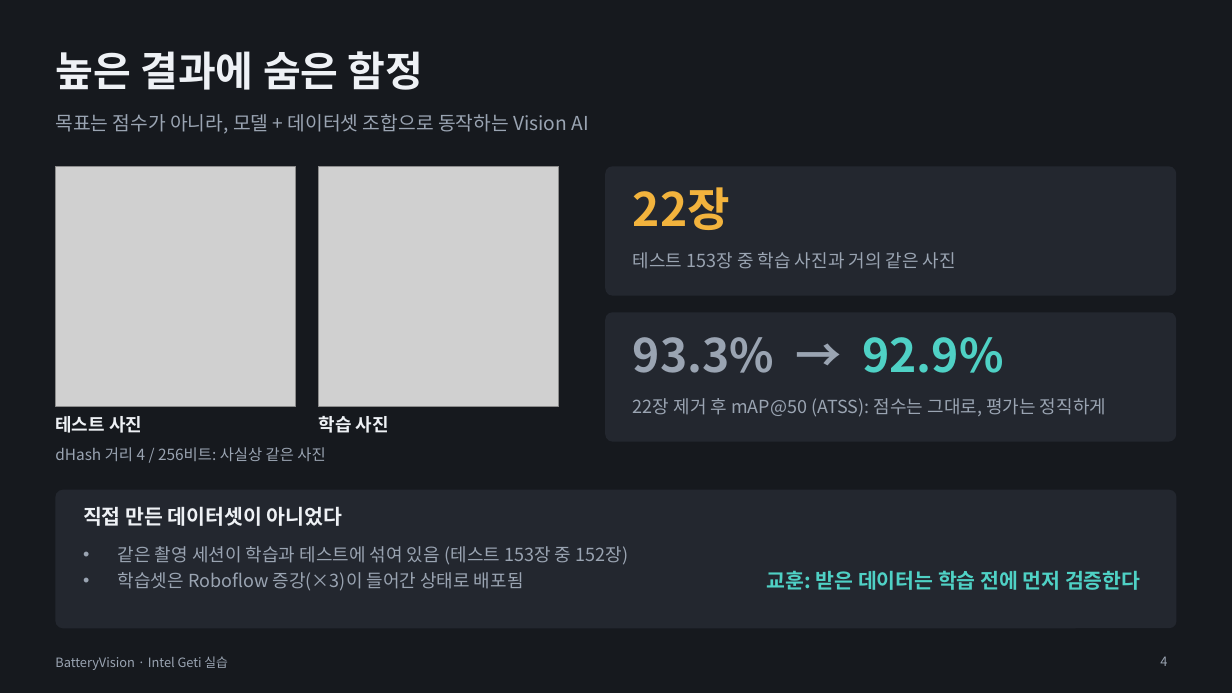
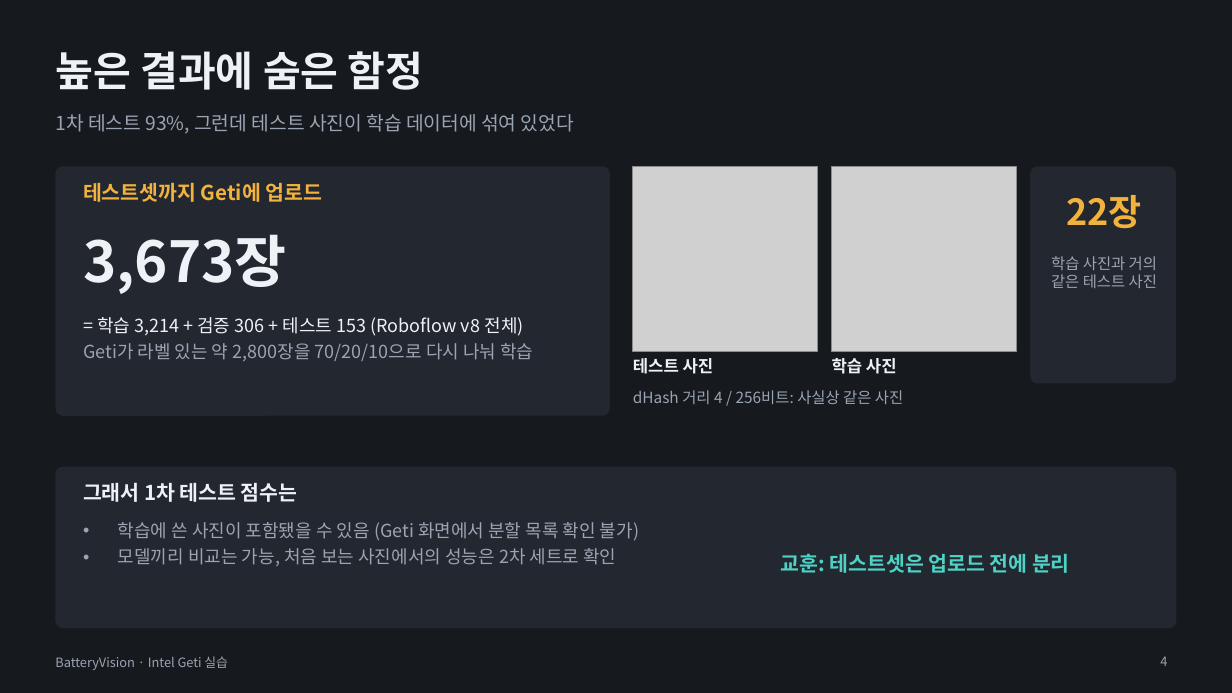
Before and after one commit to se4nchoi/batteryvision, a slide deck: slide 4 of docs/submission/BatteryVision_발표.pptx. Drawn at 1232x693 pixels with LibreOffice and Linux fonts; fonts in the diff are those of the drawing; grey boxes stand for pictures. Boxes give left, top, right and bottom in pixels: in the first picture for what was removed or moved away, otherwise in the second. Text is boxed around its words. In the diff, an @@ line names an element or a change of style, - is before the commit and + after.

```diff
--- a/docs/submission/BatteryVision_발표.pptx
+++ b/docs/submission/BatteryVision_발표.pptx
@@ text at (x1=55, y1=114, x2=574, y2=134): text changed @@
-목표는 점수가 아니라, 모델 + 데이터셋 조합으로 동작하는 Vision AI
+1차 테스트 93%, 그런데 테스트 사진이 학습 데이터에 섞여 있었다
@@ proportions changed in 3 elements at (x1=55, y1=467, x2=1177, y2=628), (x1=1031, y1=166, x2=1177, y2=384), (x1=55, y1=166, x2=610, y2=416) @@
@@ rounded rectangle resized from (x1=605, y1=166, x2=1177, y2=296) to (x1=55, y1=166, x2=610, y2=416) @@
@@ picture resized from (x1=55, y1=166, x2=296, y2=407) to (x1=633, y1=166, x2=818, y2=351) @@
@@ picture resized from (x1=319, y1=166, x2=559, y2=407) to (x1=832, y1=166, x2=1017, y2=351) @@
@@ rounded rectangle resized from (x1=605, y1=312, x2=1177, y2=442) to (x1=1031, y1=166, x2=1177, y2=384) @@
@@ text added at (x1=83, y1=183, x2=322, y2=202), 16 pt, text #F2B33D, bold @@
+테스트셋까지 Geti에 업로드
@@ text "22장" moved from (x1=633, y1=187, x2=730, y2=230) to (x1=1066, y1=195, x2=1141, y2=228) @@
@@ text "22장" at (x1=1066, y1=195, x2=1141, y2=228): size 36 to 28 pt; alignment left to centre @@
@@ text added at (x1=83, y1=234, x2=287, y2=294), 44 pt, text #EEF1F5, bold @@
+3,673장
@@ text at (x1=1051, y1=256, x2=1157, y2=288): text changed; size 14 to 12 pt @@
-테스트 153장 중 학습 사진과 거의 같은 사진
+학습 사진과 거의 같은 테스트 사진
@@ text added at (x1=83, y1=317, x2=533, y2=361), 14 pt, text #EEF1F5 @@
+= 학습 3,214 + 검증 306 + 테스트 153 (Roboflow v8 전체)
+Geti가 라벨 있는 약 2,800장을 70/20/10으로 다시 나눠 학습
@@ text "테스트 사진" moved from (x1=55, y1=416, x2=142, y2=433) to (x1=633, y1=358, x2=714, y2=374) @@
@@ text "테스트 사진" at (x1=633, y1=358, x2=714, y2=374): size 14 to 13 pt @@
@@ text removed at (x1=633, y1=337, x2=1003, y2=373) @@
-93.3% → 92.9%
@@ text "학습 사진" at (x1=832, y1=358, x2=897, y2=374): size 14 to 13 pt @@
@@ text "학습 사진" moved from (x1=319, y1=416, x2=389, y2=433) to (x1=832, y1=358, x2=897, y2=374) @@
@@ text "dHash 거리 4 / 256비트: ..." moved from (x1=55, y1=447, x2=325, y2=461) to (x1=633, y1=390, x2=903, y2=404) @@
@@ text removed at (x1=633, y1=398, x2=1106, y2=417) @@
-22장 제거 후 mAP@50 (ATSS): 점수는 그대로, 평가는 정직하게
@@ rounded rectangle resized from (x1=55, y1=490, x2=1177, y2=628) to (x1=55, y1=467, x2=1177, y2=628) @@
@@ text at (x1=83, y1=482, x2=298, y2=502): text changed; size 14 to 16 pt; text colour #9AA4B2 to #EEF1F5; bold on @@
-• 같은 촬영 세션이 학습과 테스트에 섞여 있음 (테스트 153장 중 152장)
-• 학습셋은 Roboflow 증강(×3)이 들어간 상태로 배포됨
+그래서 1차 테스트 점수는
@@ text removed at (x1=83, y1=506, x2=342, y2=526) @@
-직접 만든 데이터셋이 아니었다
@@ text added at (x1=118, y1=522, x2=639, y2=566), 14 pt, text #9AA4B2 @@
+• 학습에 쓴 사진이 포함됐을 수 있음 (Geti 화면에서 분할 목록 확인 불가)
+• 모델끼리 비교는 가능, 처음 보는 사진에서의 성능은 2차 세트로 확인
@@ text at (x1=781, y1=553, x2=1070, y2=573): text changed @@
-교훈: 받은 데이터는 학습 전에 먼저 검증한다
+교훈: 테스트셋은 업로드 전에 분리
```
Also in this commit, not shown: 7 other slides changed, 1 slide added, 1 slide removed, 5 other files.
